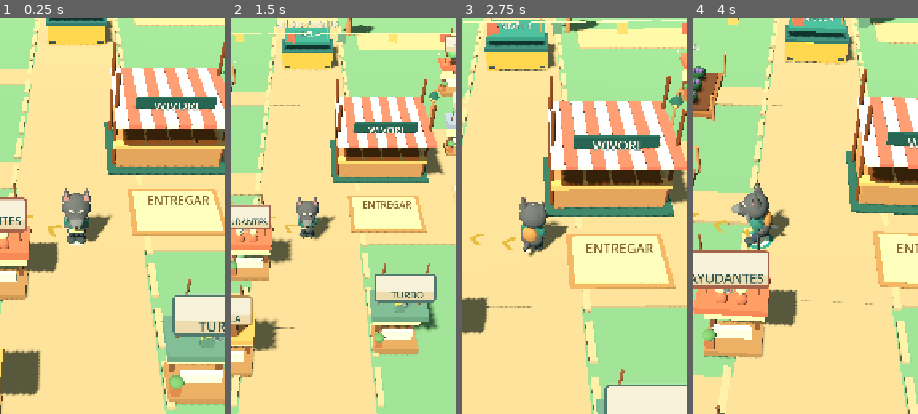
Above: before the commit, frames 1-4 (left to right).
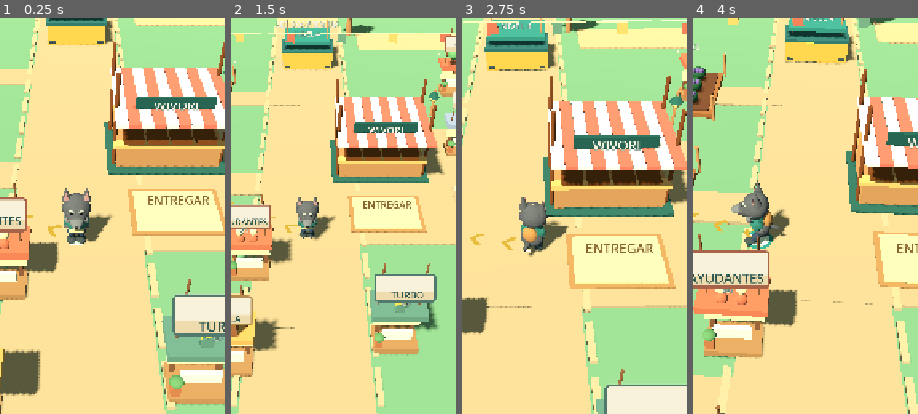
Above: after the commit, the same moments.

Repository: alejandropemamartinez-crypto/WivoriTrails
Game: Godot game, scene res://Main.tscn
Same seed, same stepped clock (60 frames per second), same inputs: the game is played once before the commit and once after it.
Inputs (mouse positions are % of the whole screen's width and height, from its top left):
- Up to frame 1 (0.25 s): no input
- Up to frame 2 (1.5 s): click "SEÑALAR" at 0.5 s; click "VISTA" at 1.25 s
- Up to frame 3 (2.75 s): tap Enter at 2 s; drag from (17, 89) to (60, 27) at 2.02 s
- Up to frame 4 (4 s): drag from (80, 65) to (45, 70) at 2.77 s; move the mouse to (20, 34) at 3.52 s; hold A from 3.53 s (still down)
The pictures show only the part of the screen within x 33-83%, y 24-74%; the shares and areas given below are measured in that part.

The runs differ from the first frame. In frame 1, less than 0.1% of the frame differs, in the area x 28-47%, y 49-54%; in frame 2, less than 0.1%; in frame 3, less than 0.1%; in frame 4, less than 0.1%.

Commit message:
Remove sharp beard spikes; give Scottie soft broad lower whiskers and tapered chin

Diff:
--- a/scripts/actor.gd
+++ b/scripts/actor.gd
@@ -86,18 +86,16 @@
 			_solid(ear,"cone",Color("#b78d91"),Vector3(0,.20,.145),Vector3(.20,.39,.041))
 		# A Scottie's most important identifying feature is its continuous
 		# shaggy chin and cheek beard, not a wide plain wolf muzzle.
-		for i in range(7):
-			var x: float=(float(i)-3.0)*.115
-			var middle: float=1.0-absf(x)/.55
-			var tuft:=_solid(head_root,"cone",skin.lightened(.23),
-				Vector3(x,-.402,.285),Vector3(.155,.42+.17*middle,.24))
-			tuft.rotation.z=PI
-			tuft.rotation.x=.14
-		for x in [-.34,.34]:
-			var side:=_solid(head_root,"cone",skin.lightened(.16),
-				Vector3(x,-.26,.20),Vector3(.20,.39,.30))
-			side.rotation.z=PI
-			side.rotation.y=-.22 if x<0 else .22
+		# Soft overlapping fur clumps: no long spikes or detached teeth.
+		# Spheres intersect with the sculpted chin rather than floating.
+		for i in range(5):
+			var x: float=(float(i)-2.0)*.157
+			var middle: float=1.0-absf(x)/.45
+			_solid(head_root,"sphere",skin.lightened(.15),
+				Vector3(x,-.39,.255),Vector3(.235,.30+.08*middle,.28))
+		for x in [-.31,.31]:
+			_solid(head_root,"sphere",skin.lightened(.11),
+				Vector3(x,-.23,.19),Vector3(.25,.27,.27))
 	elif species=="rabbit":
 		for x in [-.25,.25]:
 			var ear:=_pivot(Vector3(x,.32,0),head_root); ears.append(ear)
